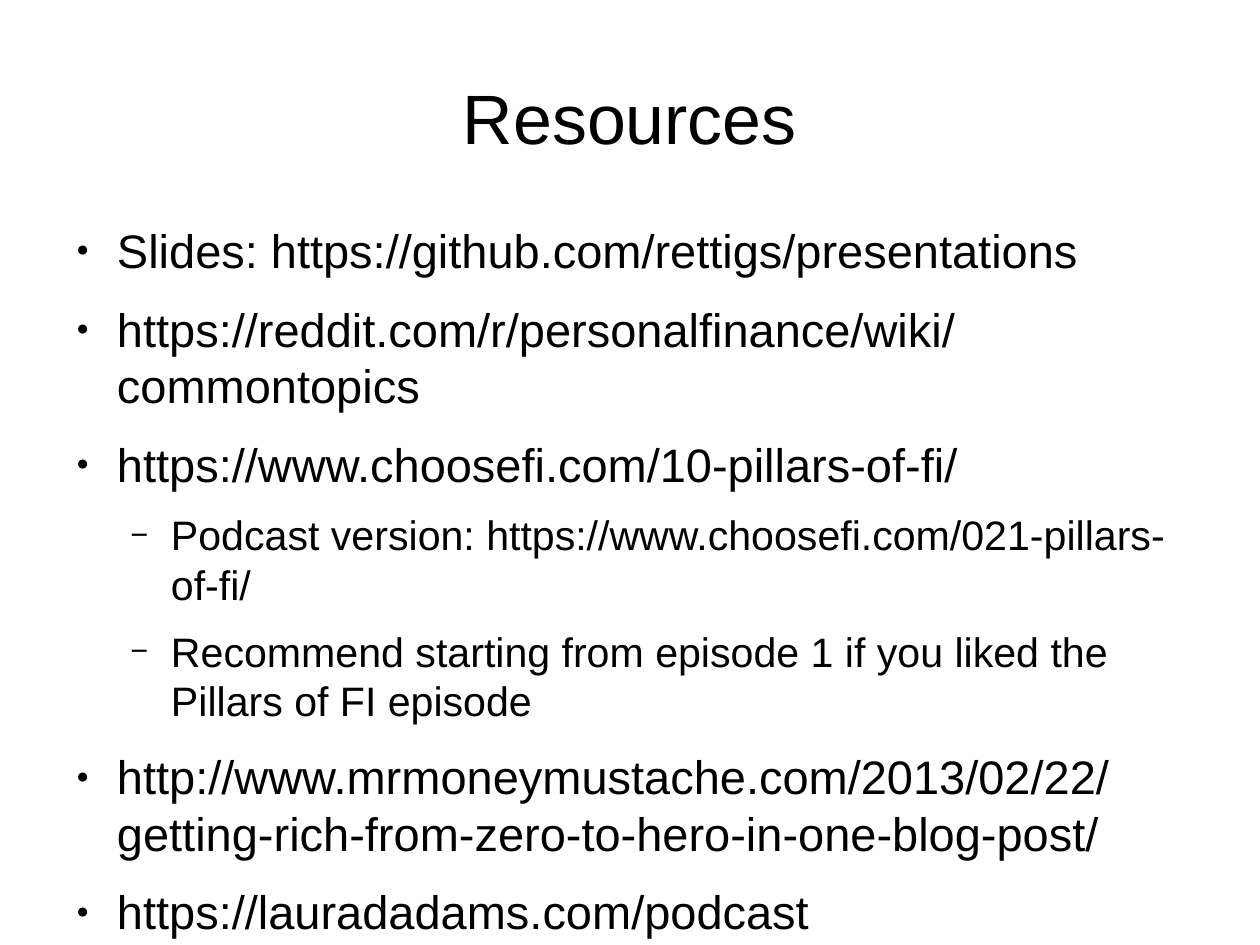
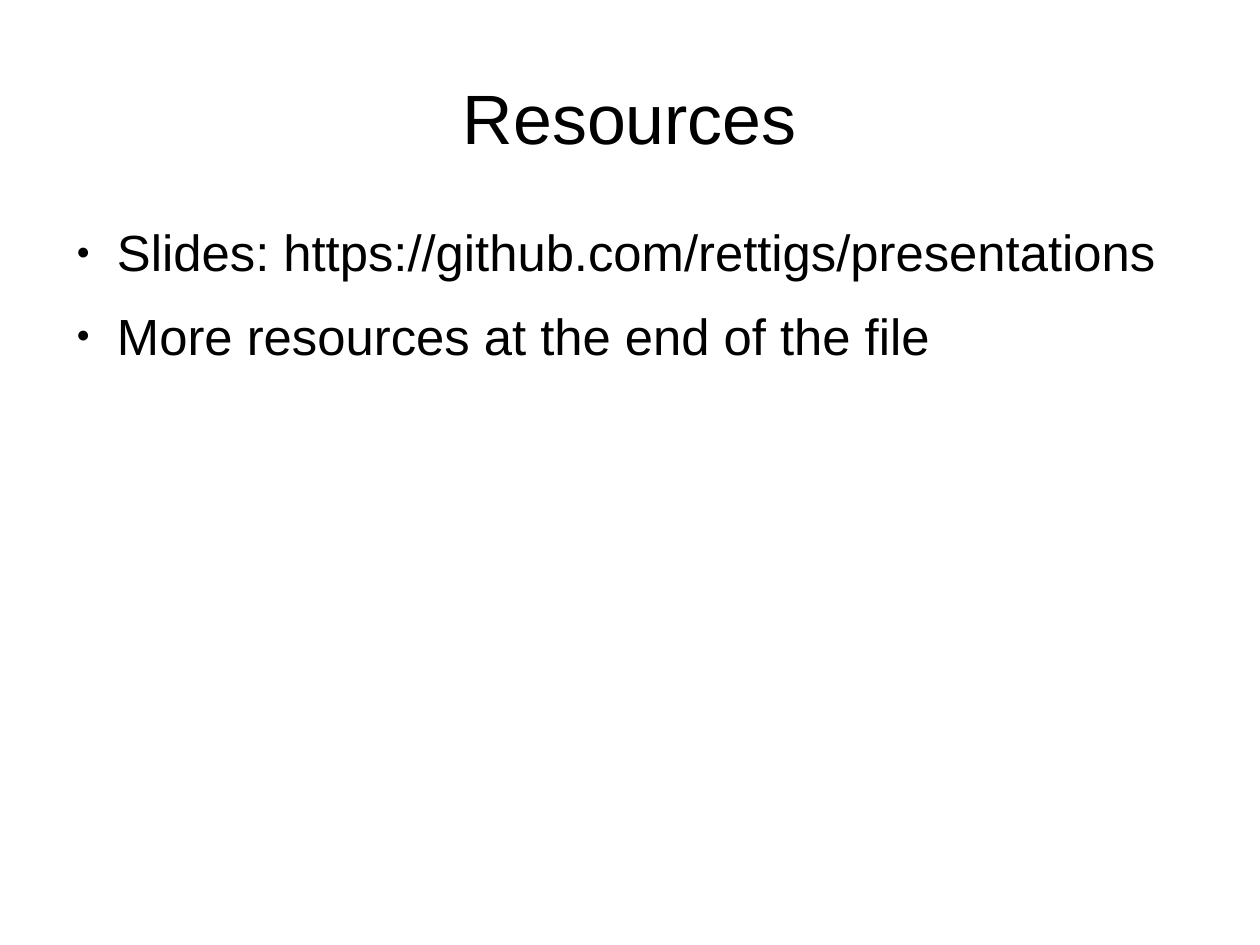
Before and after one commit to rettigs/presentations, a slide deck: slide 22 of finance_talk.odp. Drawn at 1260x945 pixels with LibreOffice and Linux fonts; fonts in the diff are those of the drawing. Boxes give left, top, right and bottom in pixels: in the first picture for what was removed or moved away, otherwise in the second. Text is boxed around its words. In the diff, an @@ line names an element or a change of style, - is before the commit and + after.

```diff
--- a/finance_talk.odp
+++ b/finance_talk.odp
@@ text at (x1=117, y1=234, x2=1155, y2=282): size 29.6 to 32 pt in "Slides: https://github.com/rettigs/presentations" @@
@@ text at (x1=117, y1=318, x2=930, y2=356): text changed; size 29.6 to 32 pt @@
-● https://reddit.com/r/personalfinance/wiki/commontopics
-● https://www.choosefi.com/10-pillars-of-fi/
-  − Podcast version: https://www.choosefi.com/021-pillars-of-fi/
-  − Recommend starting from episode 1 if you liked the Pillars of FI episode
-● http://www.mrmoneymustache.com/2013/02/22/getting-rich-from-zero-to-hero-in-one-blog-post/
-● https://lauradadams.com/podcast
+● More resources at the end of the file
```
Also in this commit, not shown: 50 other slides changed, 8 slides added, 9 slides removed.
